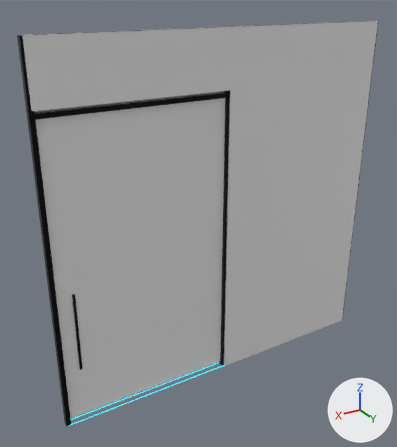
What one commit did to the glTF model internal/web/static/office/sets/modern/Arch_GlassWall_Door_4m.gltf.
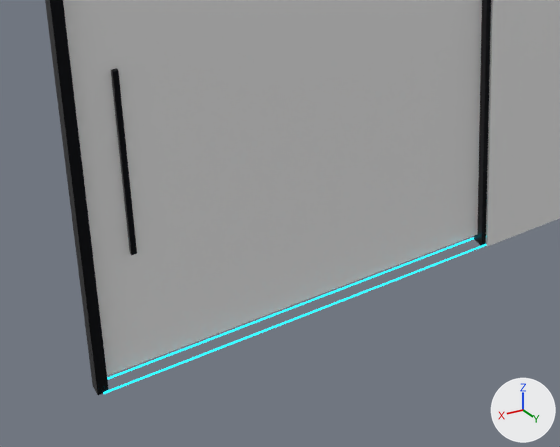
Each version appears first whole from a 50 mm lens placed at (3.17, 4.71, 4.35), pointed at (0.26, -0.15, 1.92), and next in a close-up on the part from 7% to 64% of the width and 60% to 100% of the height. Every picture has the same lights, and +X, +Y and +Z are marked at lower right. The last two pictures show the newer version. Where no turn or scale is listed for an object, it has been applied to the vertices.

Objects in the first close-up: 'Arch_GlassWall_Door_4m', 'Arch_GlassWall_Door_4m_COL', 'GlassDoor', 'GlassDoor_COL'.
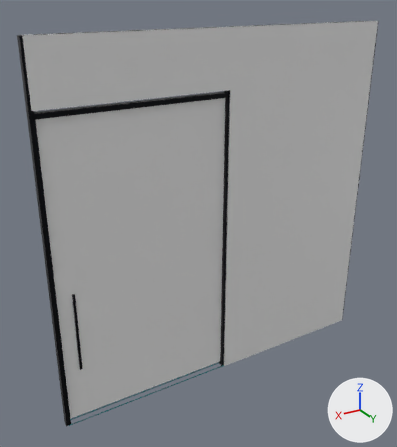
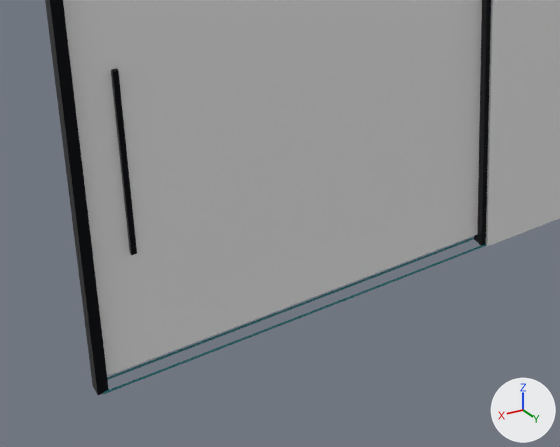
Pixel boxes (x1, y1, x2, y2) of what changed, in the close-ups (560 x 447 px):
'Arch_GlassWall_Door_4m', recoloured, surface changed
    both: (100, 230, 486, 395)

Diff of the bpy script that builds the scene:
```diff
--- a/internal/web/static/office/sets/modern/Arch_GlassWall_Door_4m.gltf.py
+++ b/internal/web/static/office/sets/modern/Arch_GlassWall_Door_4m.gltf.py
@@ mat_rs_neon_accent @@
 mat_rs_neon_accent.base_color = (0.0, 0.0, 0.0)  # black #000000
-mat_rs_neon_accent.emission_color = (0.016, 0.791, 1.0)  # cyan #22e6ff
-mat_rs_neon_accent.emission_strength = 1.5
```
